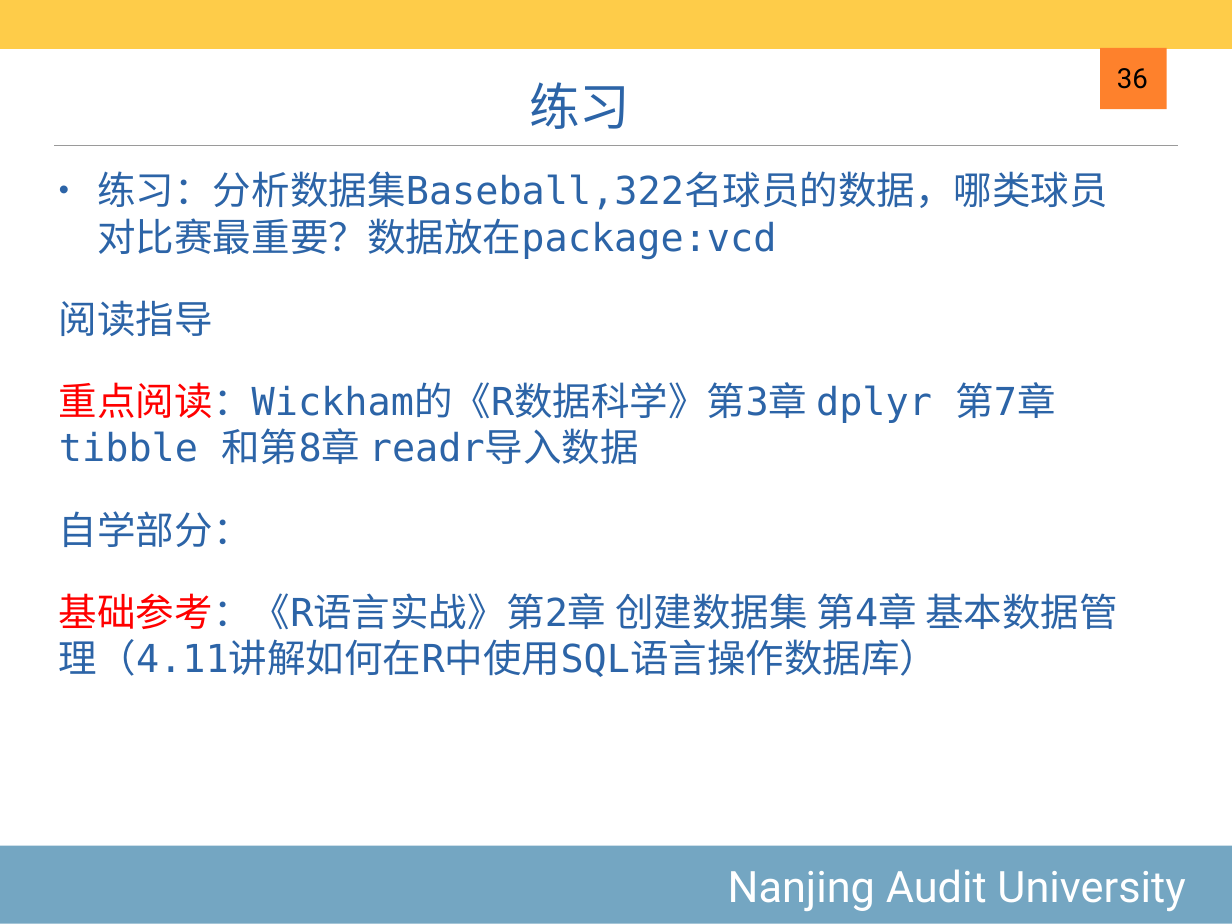
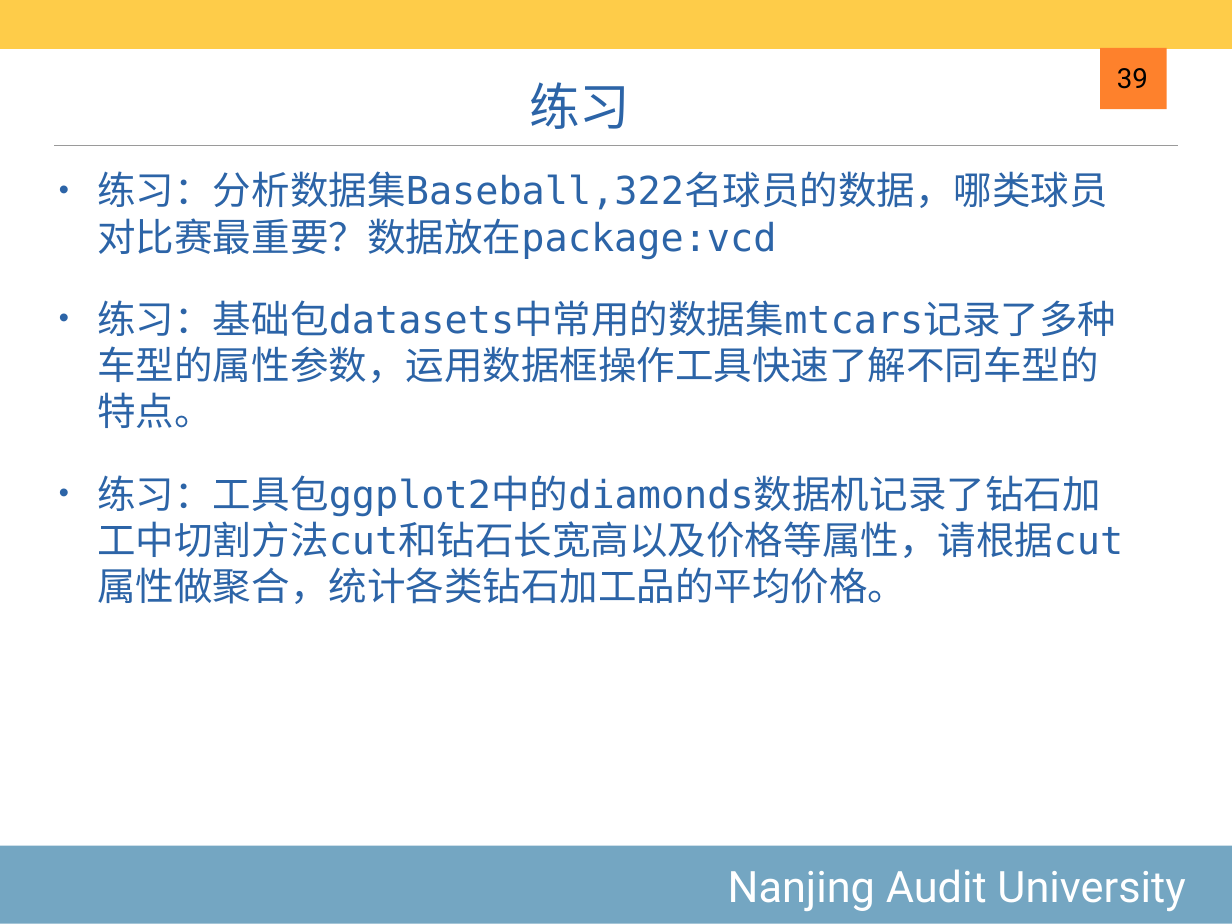
Before and after one commit to exoplanetX/DataAnalytics, a slide deck: slide 39 of 2020-4-数据框变量.pptx (slide 36 before the commit). Drawn at 1232x924 pixels with LibreOffice and Linux fonts; fonts in the diff are those of the drawing. Boxes give left, top, right and bottom in pixels: in the first picture for what was removed or moved away, otherwise in the second. Text is boxed around its words. In the diff, an @@ line names an element or a change of style, - is before the commit and + after.

```diff
--- a/2020-4-数据框变量.pptx
+++ b/2020-4-数据框变量.pptx
@@ page number at (1117,68,1148,89): text changed @@
-36
+39
@@ text at (97,300,1123,604): text changed @@
-阅读指导
-重点阅读：Wickham的《R数据科学》第3章 dplyr 第7章 tibble 和第8章 readr导入数据
-自学部分：
-基础参考：《R语言实战》第2章 创建数据集 第4章 基本数据管理（4.11讲解如何在R中使用SQL语言操作数据库）
+• 练习：基础包datasets中常用的数据集mtcars记录了多种车型的属性参数，运用数据框操作工具快速了解不同车型的特点。
+• 练习：工具包ggplot2中的diamonds数据机记录了钻石加工中切割方法cut和钻石长宽高以及价格等属性，请根据cut属性做聚合，统计各类钻石加工品的平均价格。
```
Also in this commit, not shown: 11 other slides changed, 3 slides added, 5 other files.
